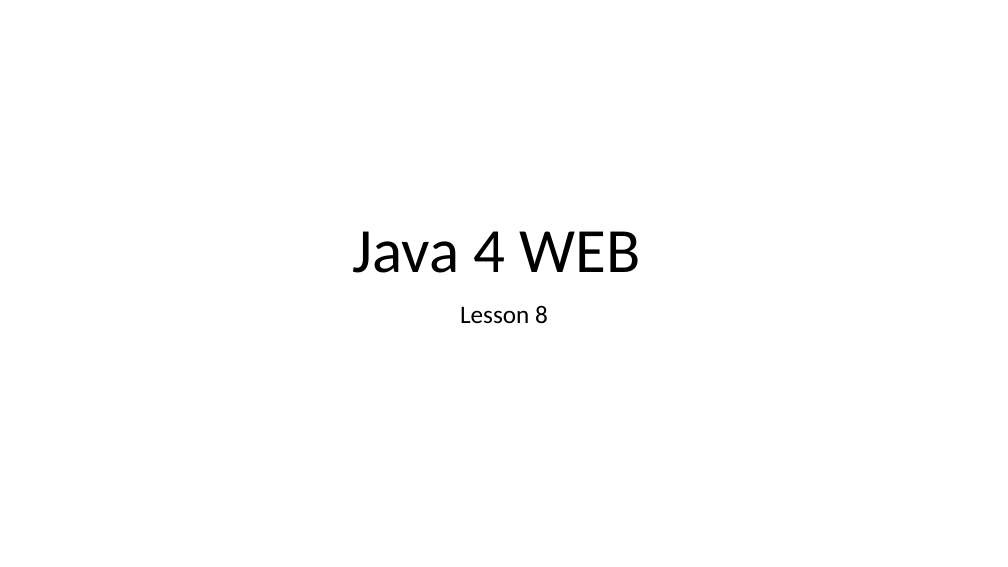
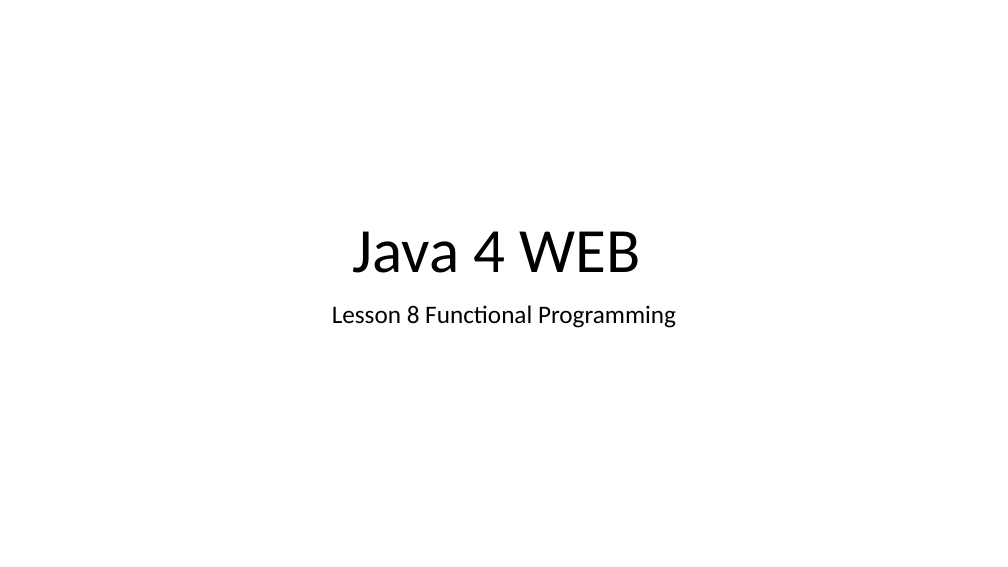
Before and after one commit to brahinets/GeekHub-J4W-8, a slide deck: slide 1 of Lectures/Lesson 08 - Functional Programming.pptx. Drawn at 1008x567 pixels with LibreOffice and Linux fonts; fonts in the diff are those of the drawing. Boxes give left, top, right and bottom in pixels: in the first picture for what was removed or moved away, otherwise in the second. Text is boxed around its words. In the diff, an @@ line names an element or a change of style, - is before the commit and + after.

```diff
--- a/Lectures/Lesson 08 - Functional Programming.pptx
+++ b/Lectures/Lesson 08 - Functional Programming.pptx
@@ subtitle at (332,305,676,328): text changed @@
-Lesson 8
+Lesson 8 Functional Programming
```
Also in this commit, not shown: 1 other slide changed.
